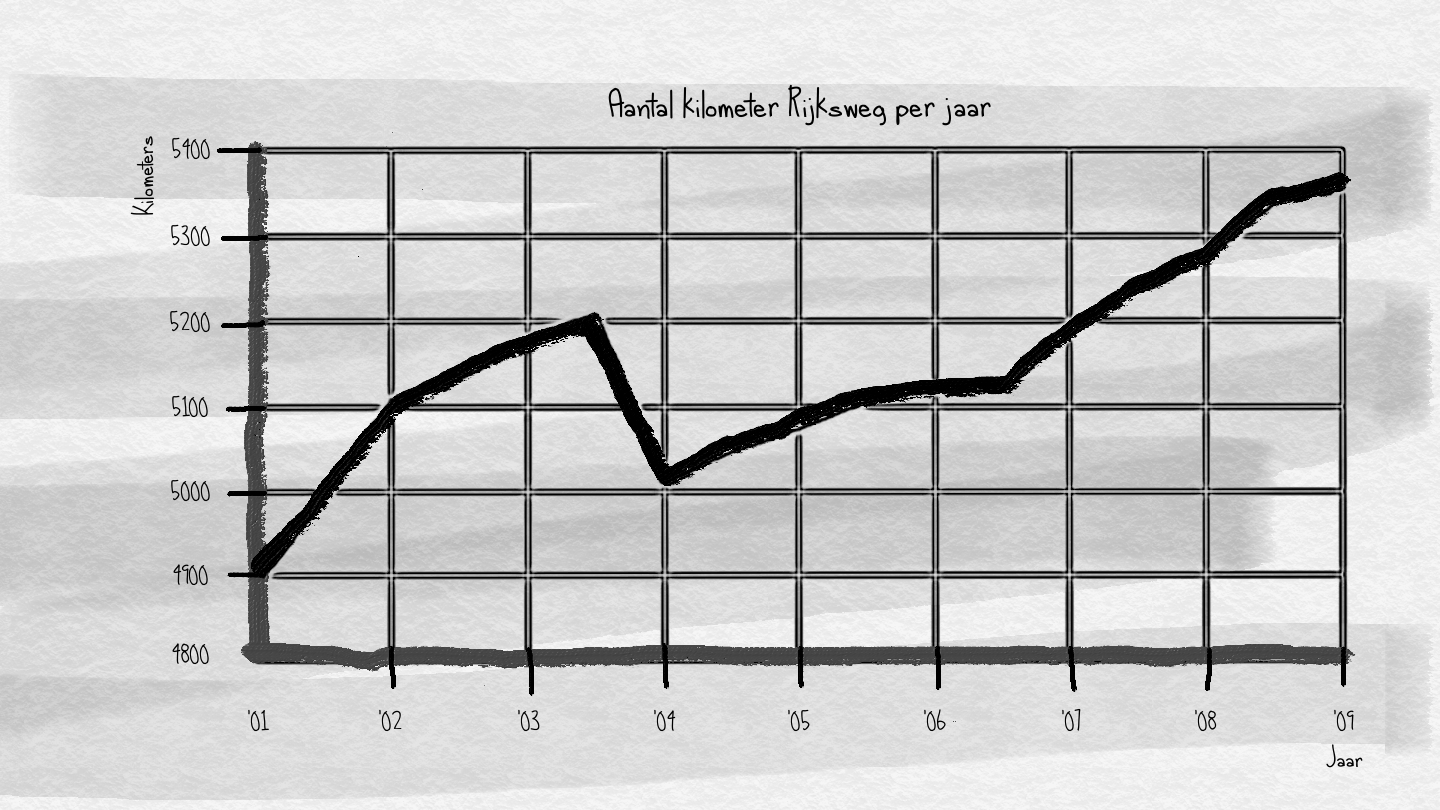
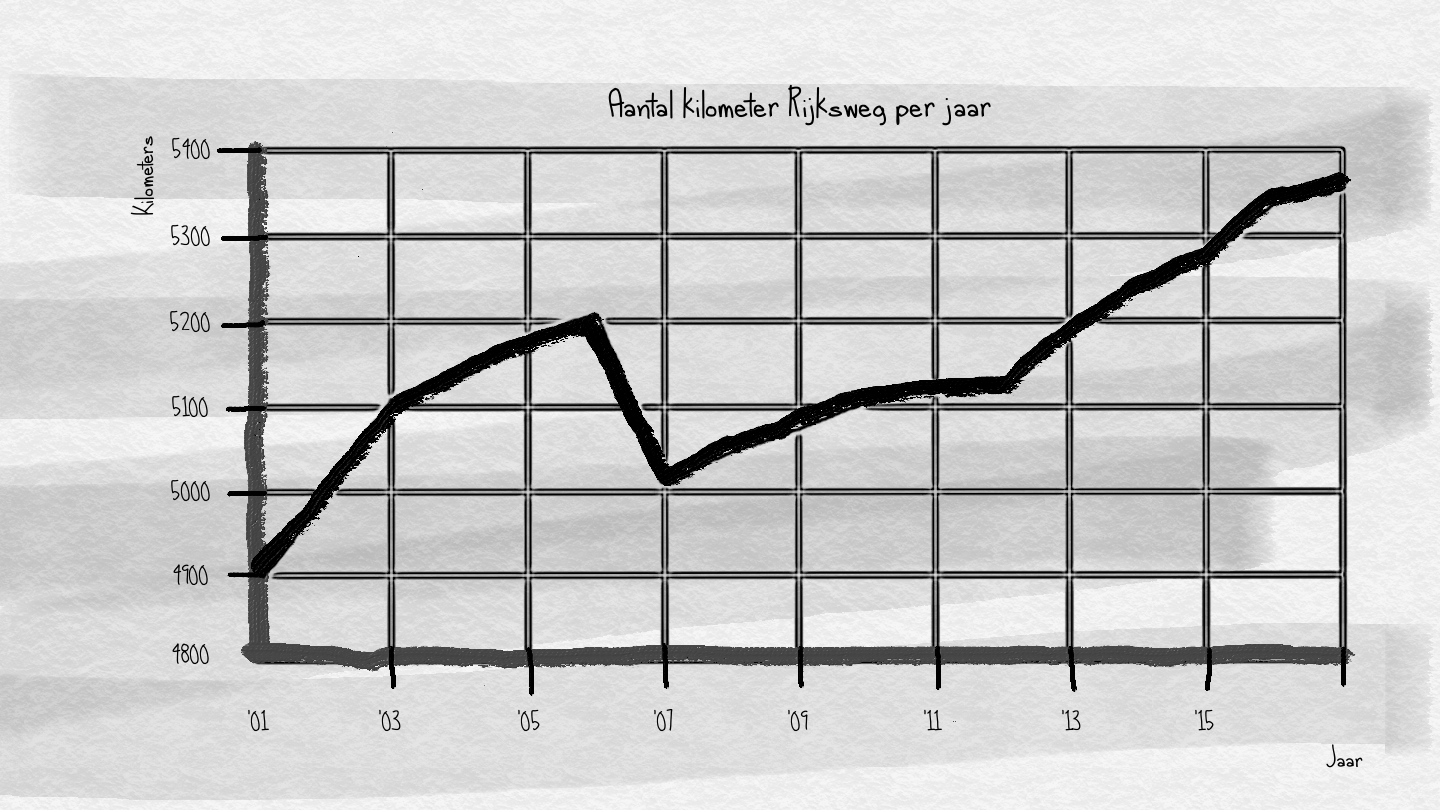
Revision of a layered 1440px x 810px image; what changed, layer by layer:
renamed "'03" to "'05 #1", painted on it over [left=530, top=709, right=540, bottom=731]
renamed "'02" to "'03", painted on it over [left=391, top=710, right=402, bottom=731]
removed layer "'09" over [left=1334, top=709, right=1354, bottom=732]
renamed "'08" to "'15", painted on it over [left=1197, top=709, right=1217, bottom=732]
renamed "'07" to "'13", painted on it over [left=1064, top=708, right=1081, bottom=732]
renamed "'06" to "'11", painted on it over [left=926, top=709, right=946, bottom=732]
renamed "'05" to "'09 #1", painted on it over [left=800, top=709, right=810, bottom=731]
renamed "'04" to "'07 #1", painted on it over [left=666, top=708, right=676, bottom=731]
